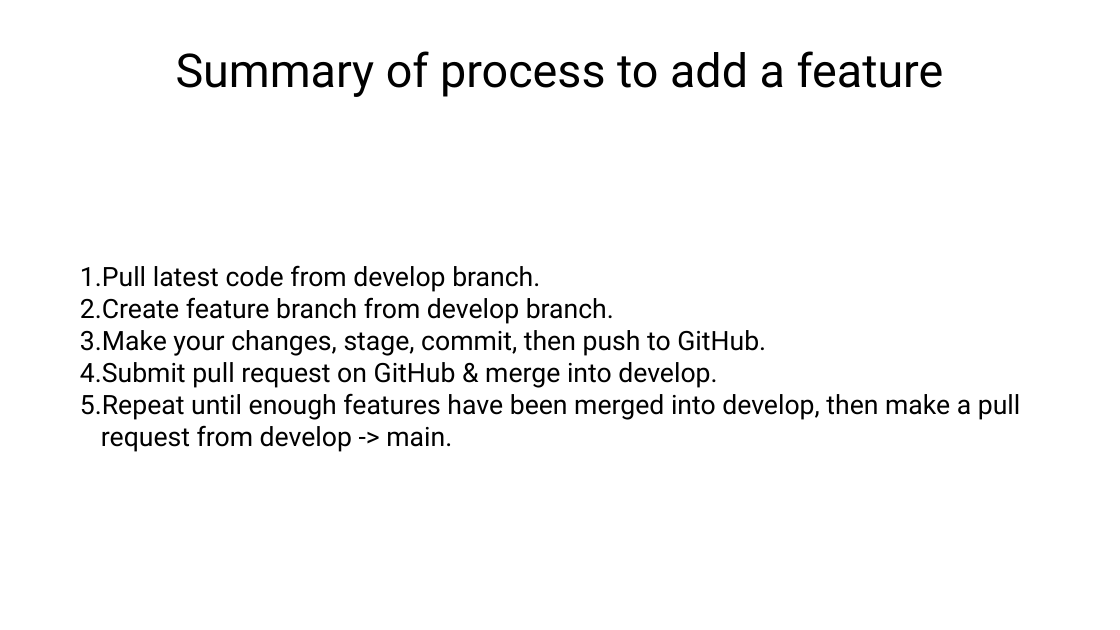
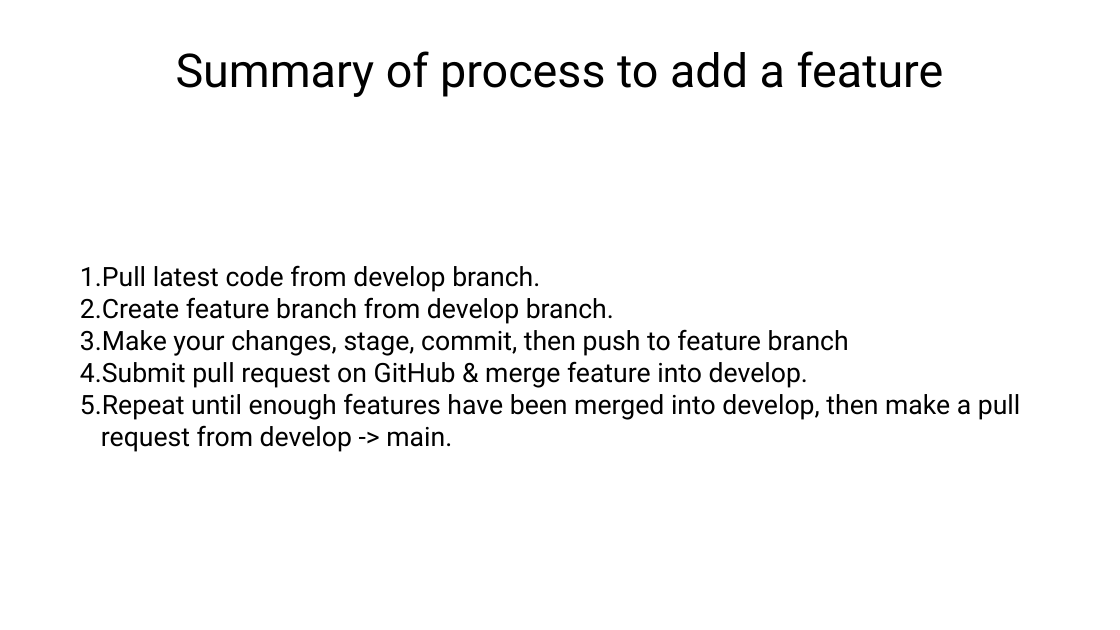
Before and after one commit to semaphoreP/codeastro, a slide deck: slide 10 of Day1/gitflow.pptx. Drawn at 1120x630 pixels with LibreOffice and Linux fonts; fonts in the diff are those of the drawing. Boxes give left, top, right and bottom in pixels: in the first picture for what was removed or moved away, otherwise in the second. Text is boxed around its words. In the diff, an @@ line names an element or a change of style, - is before the commit and + after.

Commit message:
update summary

```diff
--- a/Day1/gitflow.pptx
+++ b/Day1/gitflow.pptx
@@ text at bbox=[80, 329, 849, 388]: text changed @@
-3. Make your changes, stage, commit, then push to GitHub.
-4. Submit pull request on GitHub & merge into develop.
+3. Make your changes, stage, commit, then push to feature branch
+4. Submit pull request on GitHub & merge feature into develop.
```
